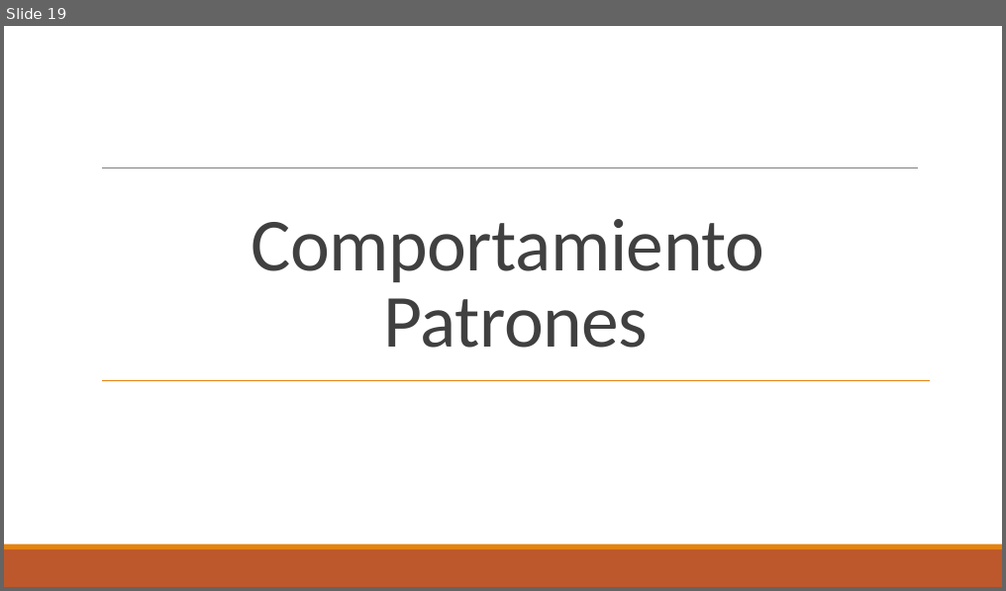
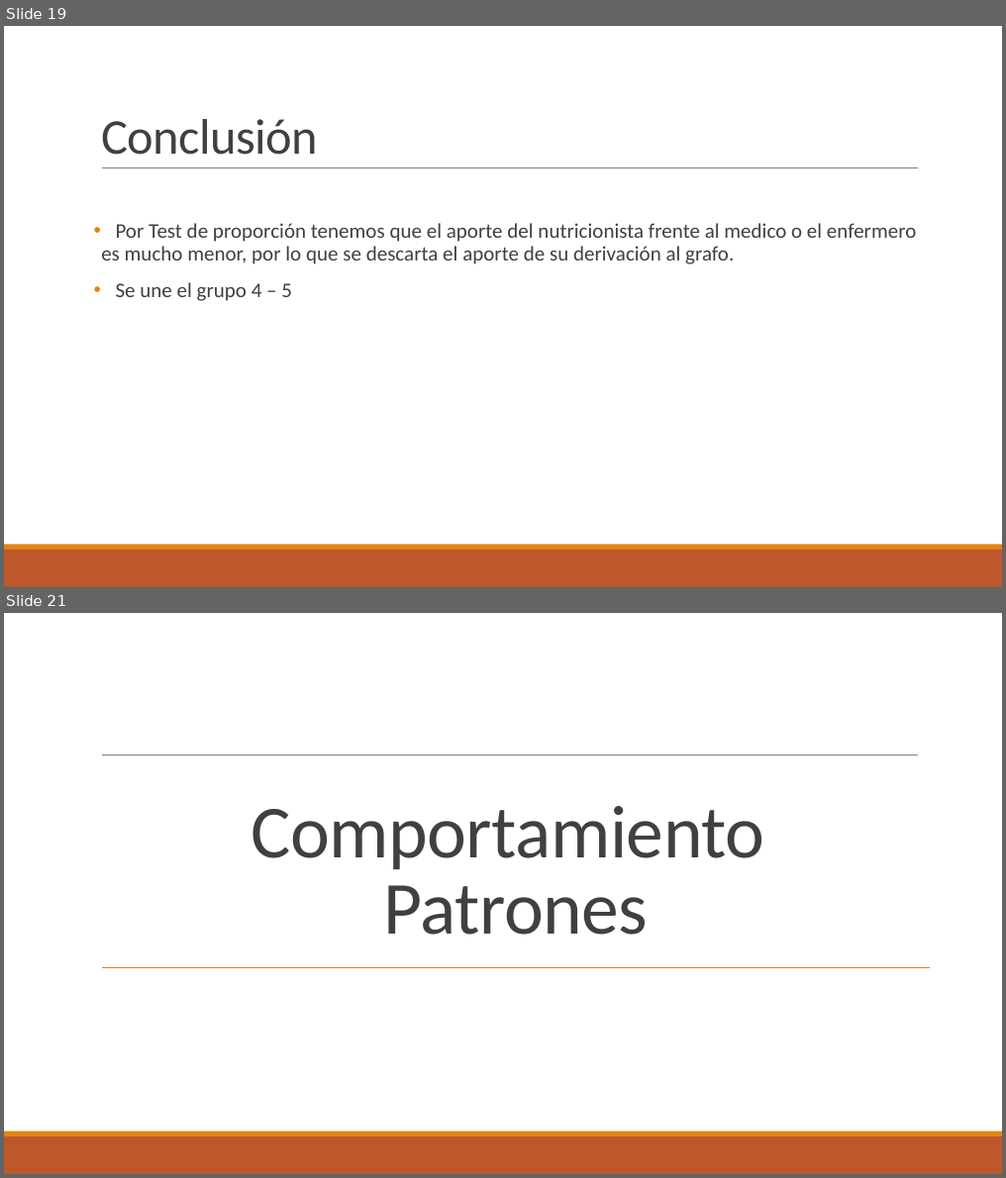
Before and after one commit to cealvarez/Repo-FONDECYT, a slide deck: Tesis/Nicolas/Análisis de Datos.pptx. Shown one above the other, each under a label of ours: slide 19 before the commit, slides 19 and 21 after it; the slides between them are not shown. The pictures are 1006x591 and 1006x1178 pixels, drawn with LibreOffice and Linux fonts; fonts in the diff are those of the drawing. Boxes give left, top, right and bottom in pixels: in the first picture for what was removed or moved away, otherwise in the second. Text is boxed around its words. In the diff, an @@ line names an element or a change of style, - is before the commit and + after.

```diff
--- a/Tesis/Nicolas/Análisis de Datos.pptx
+++ b/Tesis/Nicolas/Análisis de Datos.pptx
@@ slide 19 added at bbox=[4, 26, 1002, 587], background #FFFFFF; not listed: 3 template elements that a slide beside it also shows @@
@@ title added at bbox=[101, 119, 318, 155], 48 pt, text #404040 @@
+Conclusión
@@ text added at bbox=[101, 223, 916, 301], 20 pt, text #404040 @@
+• Por Test de proporción tenemos que el aporte del nutricionista frente al medico o el enfermero es mucho menor, por lo que se descarta el aporte de su derivación al grafo.
+• Se une el grupo 4 – 5
@@ what was slide 19 is now slide 21 @@
```
Also in this commit, not shown: 9 slides changed, 10 other slides added, 9 slides removed, 9 other files.
